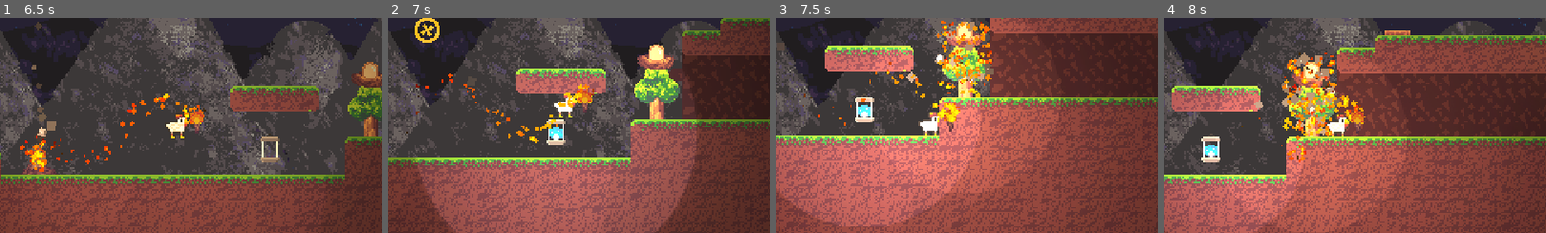
Above: before the commit, frames 1-4 (left to right).
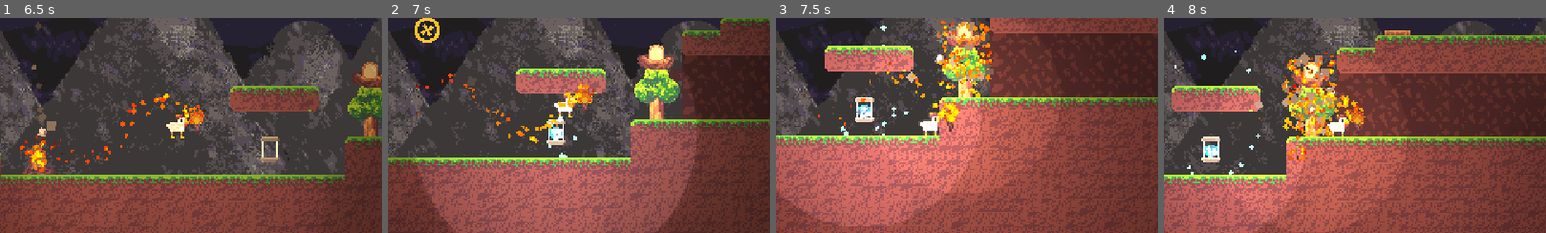
Above: after the commit, the same moments.

Repository: CiberTurtle/LD51
Game: Godot game, scene res://Testing.tscn
The game is run twice, just before and just after one commit, with the same random seed, the same clock (stepped at 60 frames per second) and the same inputs. This scene is started directly instead of the project's main scene.
Inputs:
- Up to frame 1 (6.5 s): hold D (move_right) 0.53-2.03 s; tap W (move_jump) at 0.77, 1.52, 3.02, 3.77, 4.52, 6.02 s; hold Left (move_left) 2.03-4.28 s; hold D (move_right) from 4.28 s (still down)
- Up to frame 2 (7 s): keep holding D (move_right); tap W (move_jump) at 6.77 s
- Up to frame 3 (7.5 s): keep holding D (move_right)
- Up to frame 4 (8 s): keep holding D (move_right); tap W (move_jump) at 7.52 s
The pictures show only the part of the screen within x 31-81%, y 26-76%; the shares and areas given below are measured in that part.

Frame 1 is identical in both runs. In frame 2, 0.2% of the frame differs, in the area x 42-50%, y 45-65%; in frame 3, 0.3%, in the area x 17-35%, y 3-55%; in frame 4, 0.2%.

Commit message:
Sounds and stuff

Diff:
--- a/Assets/Boost/Boost.gd
+++ b/Assets/Boost/Boost.gd
@@ -32,4 +32,4 @@
 	speed = boostSpeed
 
 	$AudioStreamPlayer2D.play()
-	$CPUParticles2D.emitting = true;
+	$CPUParticles2D.restart()
--- a/Assets/Lamp/Lamp.gd
+++ b/Assets/Lamp/Lamp.gd
@@ -14,7 +14,7 @@
 export var is_on = false
 
 func _ready():
-	update()
+	update_fire(false)
 
 func _process(delta):
 	lerpedTimer = move_toward(lerpedTimer, timer, delta * 50)
@@ -28,18 +28,23 @@
 
 	if timer > 0 != is_on:
 		is_on = timer > 0
-		update()
+		update_fire(true)
 
 func light():
 	timer = time
 
-func update():
+func update_fire(soundOn: bool):
 	is_on = timer > 0
 
 	if is_on:
 		emit_signal('on')
+		if soundOn: $OnSound.play()
 	else:
 		emit_signal('off')
+		if soundOn: $OffSound.play()
+
+	if soundOn: $Puff.restart()
+	# $Puff.emitting = true
 
 	set_things(turnOn, is_on)
 	set_things(turnOff, !is_on)
--- a/Objects/Lamp.tscn
+++ b/Objects/Lamp.tscn
@@ -1,11 +1,23 @@
-[gd_scene load_steps=6 format=2]
+[gd_scene load_steps=12 format=2]
 
 [ext_resource path="res://Textures/Light/Light 2.png" type="Texture" id=1]
 [ext_resource path="res://Assets/Lamp/On.png" type="Texture" id=2]
 [ext_resource path="res://Assets/Lamp/Lamp.gd" type="Script" id=3]
 [ext_resource path="res://Assets/Lamp/Off.png" type="Texture" id=4]
+[ext_resource path="res://Assets/Lamp/Off.wav" type="AudioStream" id=5]
+[ext_resource path="res://Assets/Lamp/On.wav" type="AudioStream" id=6]
+[ext_resource path="res://Assets/Glow.tres" type="Material" id=7]
 
 [sub_resource type="CircleShape2D" id=1]
+
+[sub_resource type="Curve" id=2]
+_data = [ Vector2( 0, 0 ), 0.0, 25.25, 0, 1, Vector2( 0.039604, 1 ), 0.0, 0.0, 0, 0, Vector2( 1, 0.506818 ), -0.513519, 0.0, 1, 0 ]
+
+[sub_resource type="Gradient" id=3]
+colors = PoolColorArray( 0.541176, 0.921569, 0.945098, 1, 0.223529, 0.278431, 0.470588, 1 )
+
+[sub_resource type="Curve" id=4]
+_data = [ Vector2( 0, 1 ), 0.0, 0.0, 0, 0, Vector2( 0.747525, 1 ), 0.0, 0.0, 0, 0, Vector2( 1, 0 ), 0.0, 0.0, 0, 0 ]
 
 [node name="Lamp" type="Area2D"]
 collision_layer = 2
@@ -36,3 +48,56 @@
 texture_scale = 0.75
 color = Color( 0.854902, 0.945098, 0.94902, 1 )
 energy = 0.75
+
+[node name="TorchHeadParticles" type="CPUParticles2D" parent="On"]
+position = Vector2( 0, 2 )
+amount = 20
+lifetime = 0.2
+speed_scale = 0.5
+lifetime_randomness = 0.5
+draw_order = 1
+emission_shape = 1
+emission_sphere_radius = 3.0
+direction = Vector2( 0, -1 )
+spread = 30.0
+gravity = Vector2( 0, -4 )
+initial_velocity = 20.0
+initial_velocity_random = 0.75
+angular_velocity = 30.0
+angular_velocity_random = 1.0
+orbit_velocity = 0.02
+orbit_velocity_random = 1.0
+damping = 2.0
+damping_random = 1.0
+angle = 720.0
+angle_random = 1.0
+scale_amount = 3.0
+scale_amount_random = 0.5
+scale_amount_curve = SubResource( 2 )
+color_initial_ramp = SubResource( 3 )
+
+[node name="OnSound" type="AudioStreamPlayer2D" parent="."]
+stream = ExtResource( 5 )
+
+[node name="OffSound" type="AudioStreamPlayer2D" parent="."]
+stream = ExtResource( 6 )
+
+[node name="Puff" type="CPUParticles2D" parent="."]
+material = ExtResource( 7 )
+emitting = false
+amount = 16
+lifetime = 1.2
+one_shot = true
+explosiveness = 0.5
+spread = 180.0
+gravity = Vector2( 0, -64 )
+initial_velocity = 89.32
+initial_velocity_random = 0.18
+linear_accel = -100.0
+radial_accel_random = 1.0
+angle = 720.0
+angle_random = 1.0
+scale_amount = 3.0
+scale_amount_random = 0.5
+scale_amount_curve = SubResource( 4 )
+color = Color( 0.541176, 0.921569, 0.945098, 1 )
Not shown, added: Assets/Lamp/Off.wav.import
Not shown, added: Assets/Lamp/On.wav.import
Not shown, added: Assets/Lamp/Off.wav
Not shown, added: Assets/Lamp/On.wav
